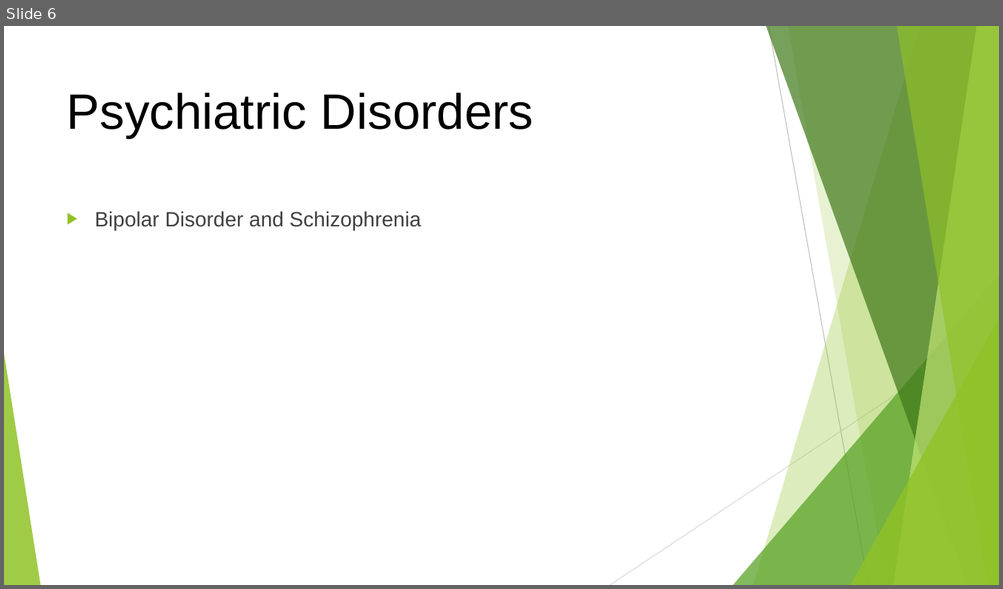
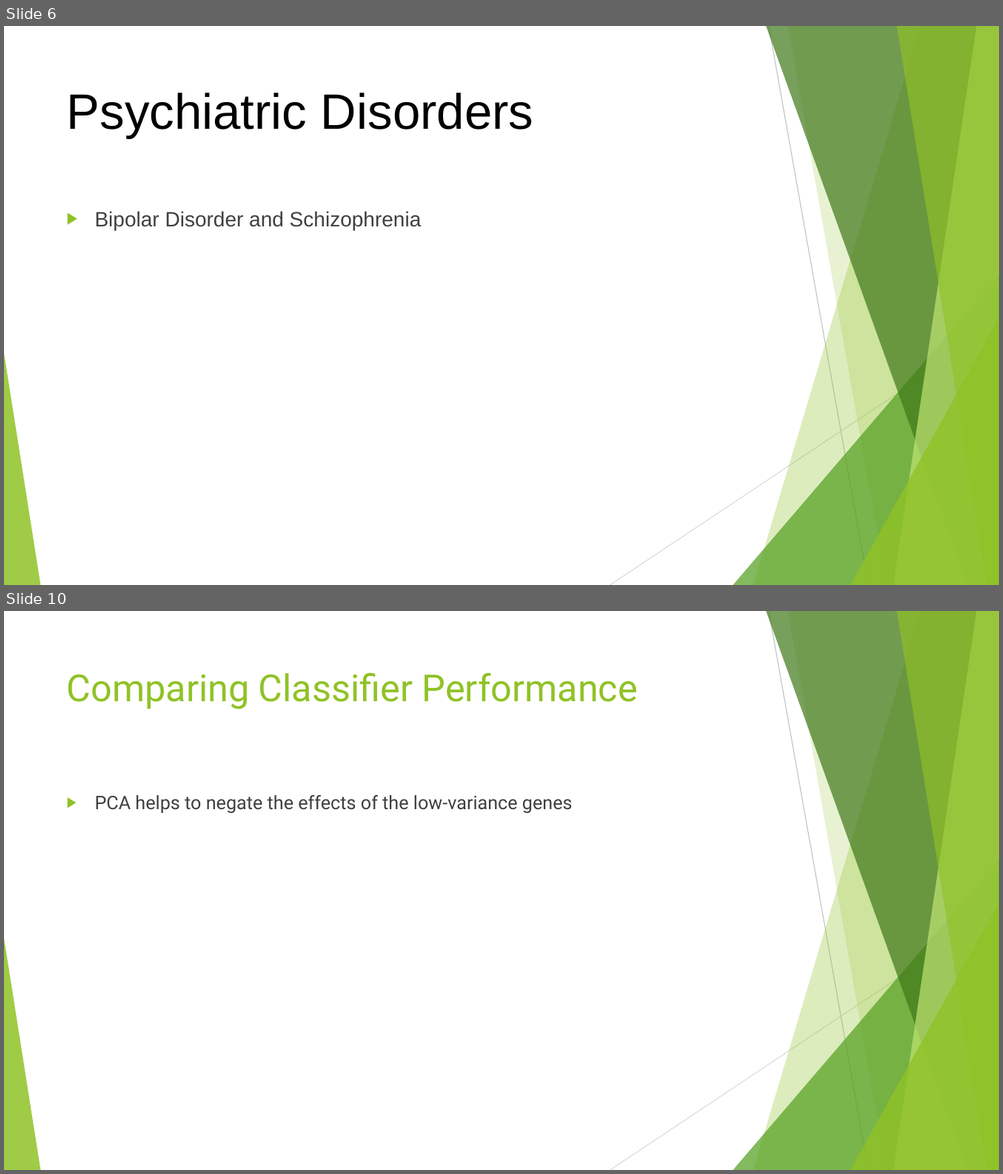
Before and after one commit to danyi1998/FYP, a slide deck: others/FYP Topic Presentation.pptx. Shown one above the other, each under a label of ours: slide 6 before the commit, slides 6 and 10 after it; the slides between them are not shown. The pictures are 1003x589 and 1003x1174 pixels, drawn with LibreOffice and Linux fonts; fonts in the diff are those of the drawing. Boxes give left, top, right and bottom in pixels: in the first picture for what was removed or moved away, otherwise in the second. Text is boxed around its words. In the diff, an @@ line names an element or a change of style, - is before the commit and + after.

```diff
--- a/others/FYP Topic Presentation.pptx
+++ b/others/FYP Topic Presentation.pptx
@@ slide 10 added at (4, 611, 999, 1170), background #FFFFFF; not listed: 10 template elements that a slide beside it also shows @@
@@ title added at (67, 672, 637, 709), 36 pt, text #90C226 @@
+Comparing Classifier Performance
@@ text added at (95, 795, 572, 814), 18 pt, text #404040 @@
+▶ PCA helps to negate the effects of the low-variance genes
```
Also in this commit, not shown: 18 other slides added.
